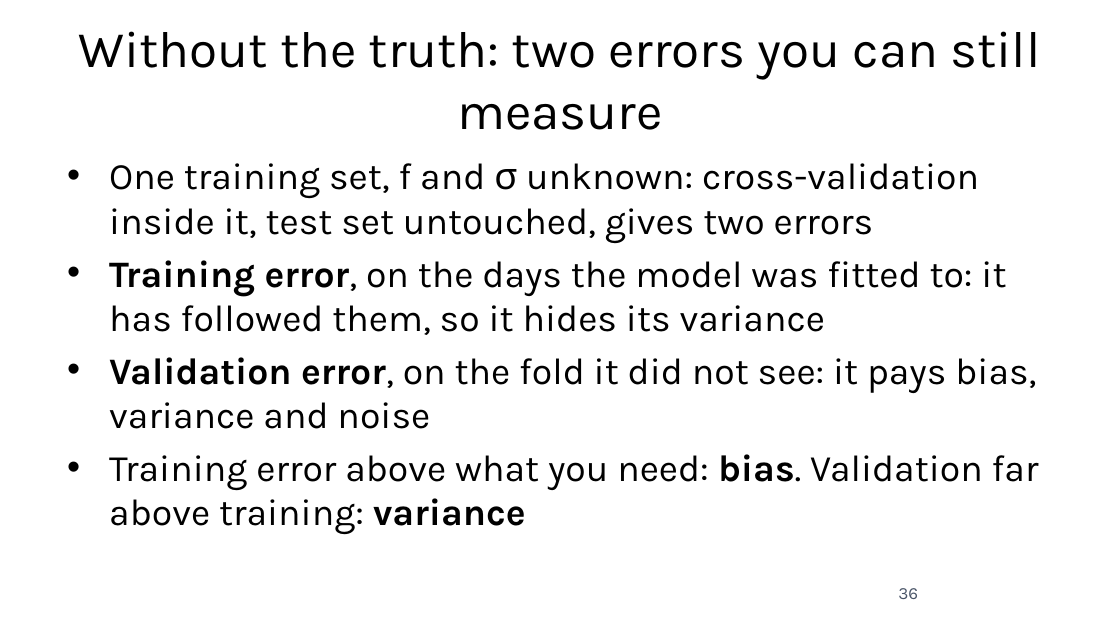
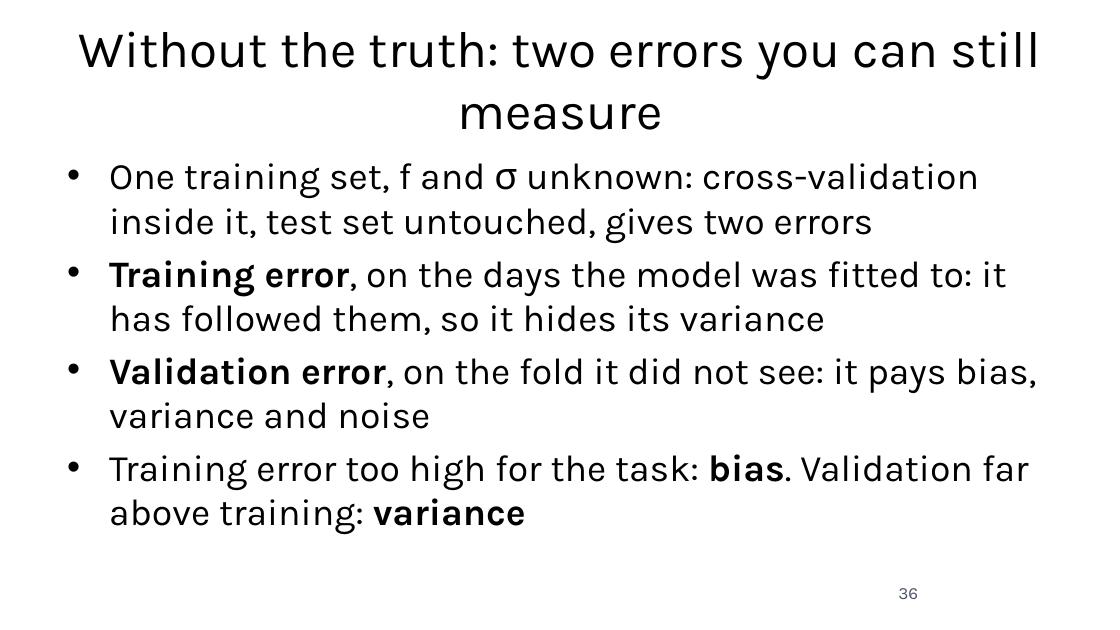
Before and after one commit to fabioantonini/technologies-for-artificial-intelligence, a slide deck: slide 36 of Lessons/05_experimental_methodology/Slides/experimental_methodology_slides.pptx. Drawn at 1120x630 pixels with LibreOffice and Linux fonts; fonts in the diff are those of the drawing; background and template pictures are left out. Boxes give left, top, right and bottom in pixels: in the first picture for what was removed or moved away, otherwise in the second. Text is boxed around its words. In the diff, an @@ line names an element or a change of style, - is before the commit and + after.

```diff
--- a/Lessons/05_experimental_methodology/Slides/experimental_methodology_slides.pptx
+++ b/Lessons/05_experimental_methodology/Slides/experimental_methodology_slides.pptx
@@ text at bbox=[109, 454, 1029, 535]: text changed @@
-• Training error above what you need: bias. Validation far above training: variance
+• Training error too high for the task: bias. Validation far above training: variance
```
Also in this commit, not shown: 8 other slides changed, 17 other files.
